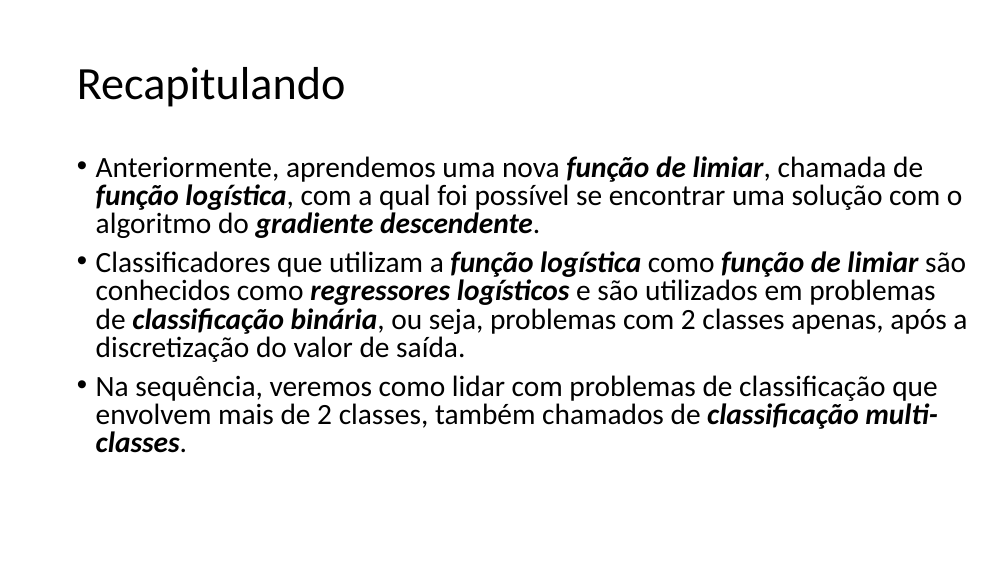
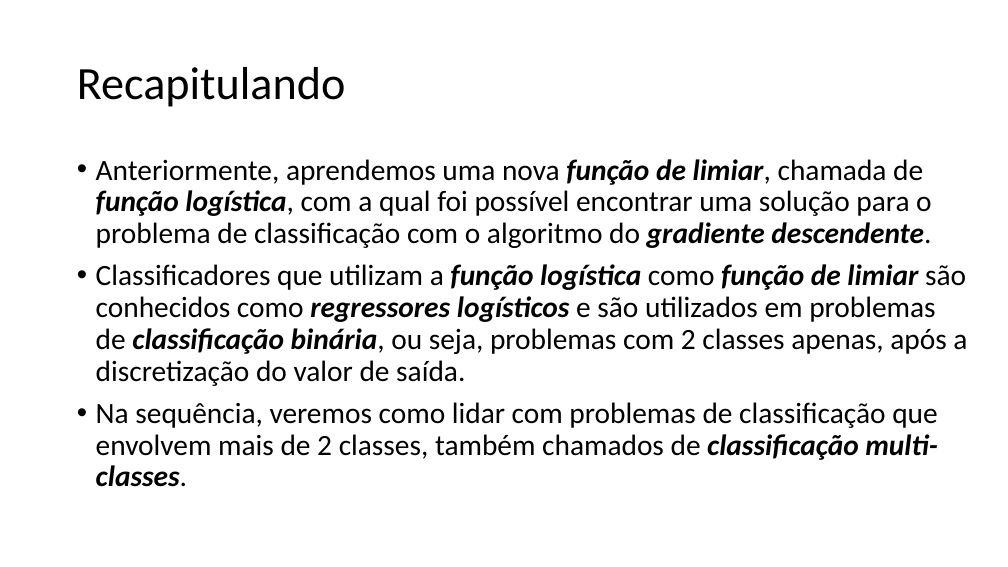
Before and after one commit to zz4fap/t320_aprendizado_de_maquina, a slide deck: slide 2 of slides/T320_Classificação (Parte IV).pptx. Drawn at 1008x567 pixels with LibreOffice and Linux fonts; fonts in the diff are those of the drawing. Boxes give left, top, right and bottom in pixels: in the first picture for what was removed or moved away, otherwise in the second. Text is boxed around its words. In the diff, an @@ line names an element or a change of style, - is before the commit and + after.

Commit message:
update of slides

```diff
--- a/slides/T320_Classificação (Parte IV).pptx
+++ b/slides/T320_Classificação (Parte IV).pptx
@@ text at (96,159,931,248): text changed @@
-• Anteriormente, aprendemos uma nova função de limiar, chamada de função logística, com a qual foi possível se encontrar uma solução com o algoritmo do gradiente descendente.
+• Anteriormente, aprendemos uma nova função de limiar, chamada de função logística, com a qual foi possível encontrar uma solução para o problema de classificação com o algoritmo do gradiente descendente.
@@ text at (96,264,967,487): line spacing 0.8 to 0.9 @@
```
Also in this commit, not shown: 4 other slides changed, 7 slides added, 1 other file.
